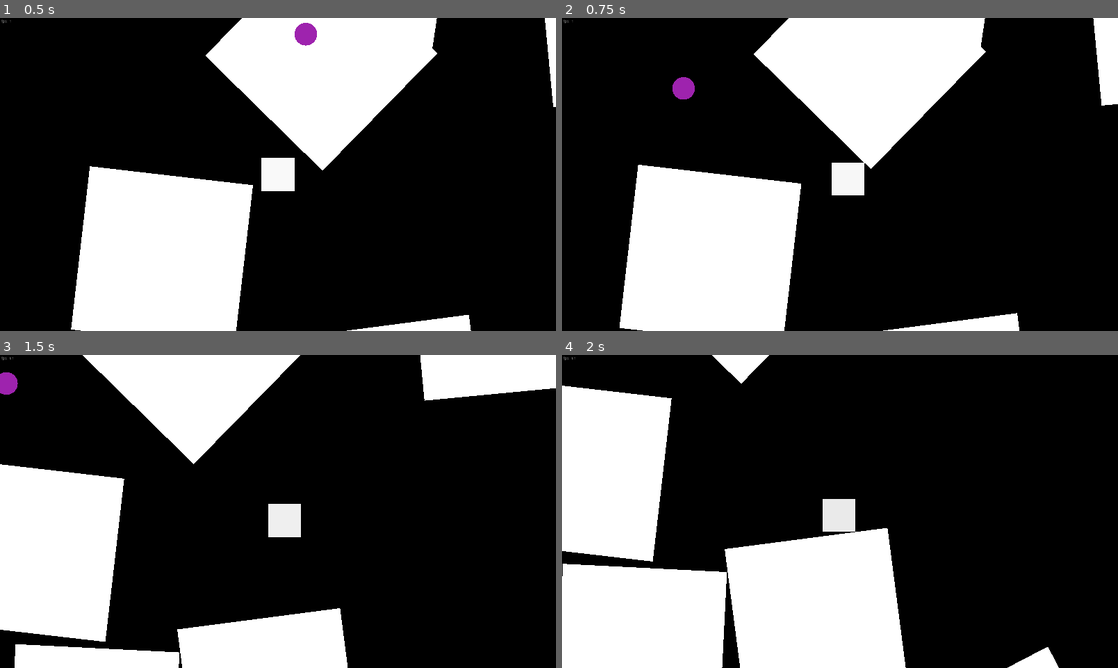
Above: before the commit, frames 1-4 (two rows, left to right).
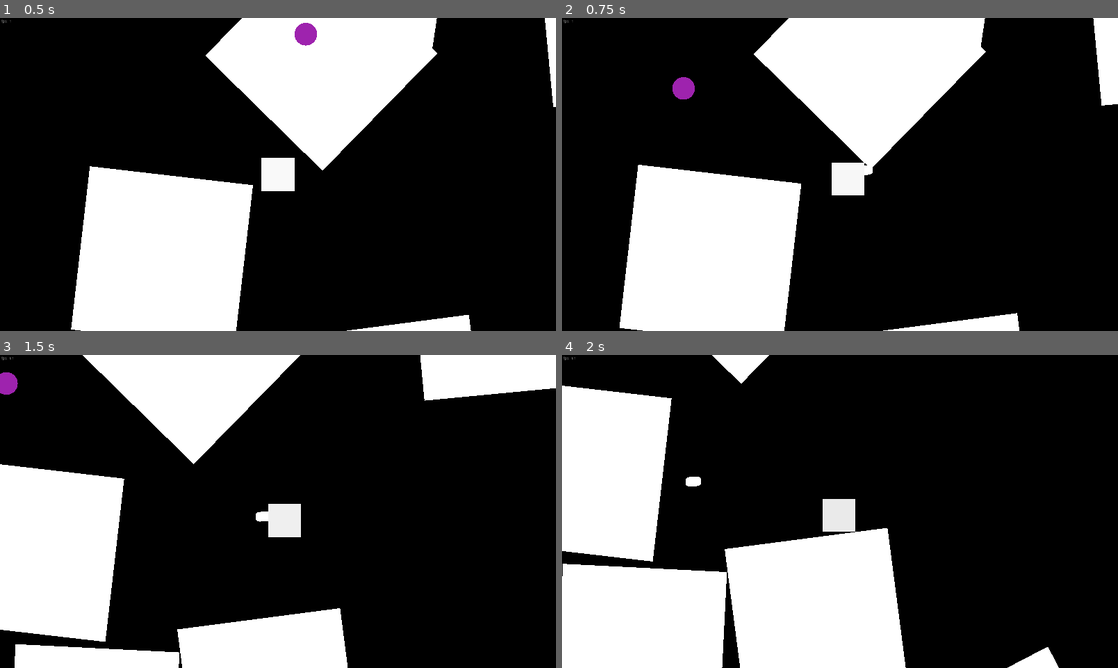
Above: after the commit, the same moments.

Repository: 0stam/void
Game: Godot game, scene res://main/Main.tscn
Two runs of this game, one before a commit and one after it. Both use one fixed random seed, a clock stepped at 60 frames per second and the inputs below.
Inputs (mouse positions are in pixels of both pictures, inside the frame that each line leads up to):
- Up to frame 1 (0.5 s): no input
- Up to frame 2 (0.75 s): move the mouse to (962, 158) at 0.52 s; hold D (right) from 0.53 s (still down); click (962, 158) at 0.67 s
- Up to frame 3 (1.5 s): move the mouse to (166, 527) at 1.27 s; release D (right) at 1.28 s; hold S (down) from 1.28 s (still down); click (166, 527) at 1.42 s
- Up to frame 4 (2 s): keep holding S (down)

Frame 1 is identical in both runs. In frame 2, less than 0.1% of the frame differs, in the area x 54-56%, y 47-51%; in frame 3, less than 0.1%; in frame 4, less than 0.1%, in the area x 22-25%, y 38-42%.

Commit message:
Add bullets and enemies

Diff:
--- /dev/null
+++ b/entities/Bullet.gd
@@ -0,0 +1,29 @@
+extends Area2D
+
+var speed = 1000
+var direction : Vector2 = Vector2.UP
+var velocity : Vector2 = Vector2.UP
+
+
+func _ready():
+	look_at((direction + position))
+	rotate(PI / 2)
+	direction = direction * speed + velocity
+
+
+func _process(delta):
+	position += direction * delta
+
+
+func _on_Bullet_body_entered(body):
+	hit(body)
+
+
+func _on_Bullet_area_entered(area):
+	hit(area)
+
+
+func hit(target):
+	if target.has_method("on_hit"):
+		target.on_hit()
+	queue_free()
--- /dev/null
+++ b/entities/Bullet.tscn
@@ -0,0 +1,22 @@
+[gd_scene load_steps=4 format=2]
+
+[ext_resource path="res://art/bullet.png" type="Texture" id=1]
+[ext_resource path="res://entities/Bullet.gd" type="Script" id=2]
+
+[sub_resource type="RectangleShape2D" id=1]
+extents = Vector2( 18.7338, 29.8053 )
+
+[node name="Bullet" type="Area2D"]
+collision_layer = 8
+collision_mask = 21
+script = ExtResource( 2 )
+
+[node name="Sprite" type="Sprite" parent="."]
+scale = Vector2( 0.06, 0.06 )
+texture = ExtResource( 1 )
+
+[node name="CollisionShape2D" type="CollisionShape2D" parent="."]
+shape = SubResource( 1 )
+
+[connection signal="area_entered" from="." to="." method="_on_Bullet_area_entered"]
+[connection signal="body_entered" from="." to="." method="_on_Bullet_body_entered"]
--- /dev/null
+++ b/entities/Enemy.gd
@@ -0,0 +1,30 @@
+extends KinematicBody2D
+
+var speed : int = 700
+var acceleration : float = 8
+
+var velocity : Vector2 = Vector2.ZERO
+
+
+func _ready():
+	pass
+
+
+func _process(delta):
+	var player_direction : Vector2 = global_position.direction_to(Global.player_position)
+	if global_position.distance_to(Global.player_position) > 10000:
+		queue_free()
+
+	velocity += player_direction * speed * acceleration * delta
+	velocity = velocity.normalized() * clamp(velocity.length(), 0, speed)
+
+	velocity = move_and_slide(velocity)
+
+
+func on_hit():
+	queue_free()
+
+
+func _on_PlayerCollision_body_entered(_body):
+# warning-ignore:return_value_discarded
+	get_tree().change_scene("res://main/Main.tscn")
--- /dev/null
+++ b/entities/Enemy.tscn
@@ -0,0 +1,28 @@
+[gd_scene load_steps=4 format=2]
+
+[ext_resource path="res://art/circle.png" type="Texture" id=1]
+[ext_resource path="res://entities/Enemy.gd" type="Script" id=2]
+
+[sub_resource type="CircleShape2D" id=1]
+radius = 61.4361
+
+[node name="Enemy" type="KinematicBody2D"]
+collision_layer = 16
+script = ExtResource( 2 )
+
+[node name="Sprite" type="Sprite" parent="."]
+modulate = Color( 1, 0, 0, 1 )
+scale = Vector2( 0.11, 0.11 )
+texture = ExtResource( 1 )
+
+[node name="CollisionShape" type="CollisionShape2D" parent="."]
+shape = SubResource( 1 )
+
+[node name="PlayerCollision" type="Area2D" parent="."]
+collision_layer = 0
+collision_mask = 2
+
+[node name="CollisionShape" type="CollisionShape2D" parent="PlayerCollision"]
+shape = SubResource( 1 )
+
+[connection signal="body_entered" from="PlayerCollision" to="." method="_on_PlayerCollision_body_entered"]
--- a/entities/Energy.gd
+++ b/entities/Energy.gd
@@ -9,11 +9,11 @@
 	position = get_parent().get_random_position()
 
 
-func _process(delta):
+func _process(_delta):
 	if $TerrainCollision.get_overlapping_bodies() != []:
 		change_position()
 
 
-func _on_PlayerCollision_body_entered(body):
+func on_hit(_object=null):
 	get_tree().call_group("player", "restore_energy")
 	queue_free()
--- a/entities/Energy.tscn
+++ b/entities/Energy.tscn
@@ -27,4 +27,5 @@
 [node name="CollisionShape" type="CollisionShape2D" parent="TerrainCollision"]
 shape = SubResource( 1 )
 
-[connection signal="body_entered" from="PlayerCollision" to="." method="_on_PlayerCollision_body_entered"]
+[connection signal="area_entered" from="PlayerCollision" to="." method="on_hit"]
+[connection signal="body_entered" from="PlayerCollision" to="." method="on_hit"]
--- a/entities/Player.gd
+++ b/entities/Player.gd
@@ -12,6 +12,8 @@
 var velocity : Vector2 = Vector2.ZERO
 var chunk_positions : Array = []
 var chunk_size : int = Global.chunk_extend * 2
+
+var bullet : PackedScene = preload("res://entities/Bullet.tscn")
 
 onready var energy : float = max_energy
 
@@ -40,11 +42,14 @@
 	var percentage : float = energy / max_energy
 	modulate = Color(percentage, percentage, percentage)
 	if energy < 0:
+# warning-ignore:return_value_discarded
 		get_tree().change_scene("res://main/Main.tscn")
+
+	Global.player_position = position
 
 
 func _on_ChunkTimer_timeout():
-	Global.player_position = self.position
+	Global.calculate_progress()
 	get_tree().call_group("chunk", "check_death", position)
 
 	var rounded_position : Vector2 = Vector2(int(position.x / chunk_size) * chunk_size, int(position.y / chunk_size) * chunk_size)
@@ -66,3 +71,12 @@
 
 func restore_energy(amount : float = max_energy):
 	energy = clamp(energy + amount, 0, max_energy)
+
+
+func _input(event):
+	if event is InputEventMouseButton and event.button_index == BUTTON_LEFT and event.pressed:
+		var spawn = bullet.instance()
+		spawn.direction = global_position.direction_to(get_global_mouse_position())
+		spawn.position = position
+		spawn.velocity = velocity / 2
+		get_node("../Bullets").add_child(spawn)
--- a/global/global.gd
+++ b/global/global.gd
@@ -5,12 +5,11 @@
 var end : float = 100000
 
 # Player position
-var player_position : Vector2 = Vector2.ZERO setget set_player_position  # Updated before every chunk generation
+var player_position : Vector2 = Vector2.ZERO  # Updated before every chunk generation
 var player_progress : float = 0  # Beetwen 0-1, indicates percentage progress to the end
 
 
-func set_player_position(position : Vector2):
-	player_position = position
+func calculate_progress():
 	if player_position.length():
 		player_progress = player_position.length() / end
 	else:
--- a/main/Main.tscn
+++ b/main/Main.tscn
@@ -18,9 +18,11 @@
 "_edit_use_anchors_": false
 }
 
-[node name="Player" parent="." instance=ExtResource( 1 )]
+[node name="Bullets" type="Node2D" parent="."]
 
 [node name="Chunks" type="Node2D" parent="."]
+
+[node name="Player" parent="." instance=ExtResource( 1 )]
 
 [node name="Wave" parent="." instance=ExtResource( 2 )]
 
--- a/project.godot
+++ b/project.godot
@@ -69,6 +69,7 @@
 2d_physics/layer_2="Player"
 2d_physics/layer_3="Energy"
 2d_physics/layer_4="Bullets"
+2d_physics/layer_5="Enemies"
 
 [physics]
 
--- a/terrain/Chunk.gd
+++ b/terrain/Chunk.gd
@@ -2,10 +2,9 @@
 
 var wall : PackedScene = preload("res://terrain/Wall.tscn")
 var energy : PackedScene = preload("res://entities/Energy.tscn")
+var enemy : PackedScene = preload("res://entities/Enemy.tscn")
 var extend : int = Global.chunk_extend
 var wall_count : int = 5
-
-onready var probe : Area2D = $CollisionProbe
 
 func _ready():
 	get_tree().call_group("player", "on_chunk_created", position)
@@ -22,6 +21,10 @@
 		add_child(spawn)
 	if (Global.player_progress - 0.1) < randf():
 		add_child(energy.instance())
+	if (Global.player_progress) > randf():
+		var spawn = enemy.instance()
+		spawn.position = get_random_position() + position
+		get_parent().add_child(spawn)
 
 
 func check_death(player_position : Vector2):
--- a/terrain/Chunk.tscn
+++ b/terrain/Chunk.tscn
@@ -1,16 +1,8 @@
-[gd_scene load_steps=3 format=2]
+[gd_scene load_steps=2 format=2]
 
 [ext_resource path="res://terrain/Chunk.gd" type="Script" id=1]
-
-[sub_resource type="RectangleShape2D" id=1]
-extents = Vector2( 20, 20 )
 
 [node name="Chunk" type="Node2D" groups=[
 "chunk",
 ]]
 script = ExtResource( 1 )
-
-[node name="CollisionProbe" type="Area2D" parent="."]
-
-[node name="CollisionShape2D" type="CollisionShape2D" parent="CollisionProbe"]
-shape = SubResource( 1 )
Binary file added: art/bullet.png
Not shown, added: art/bullet.png.import
